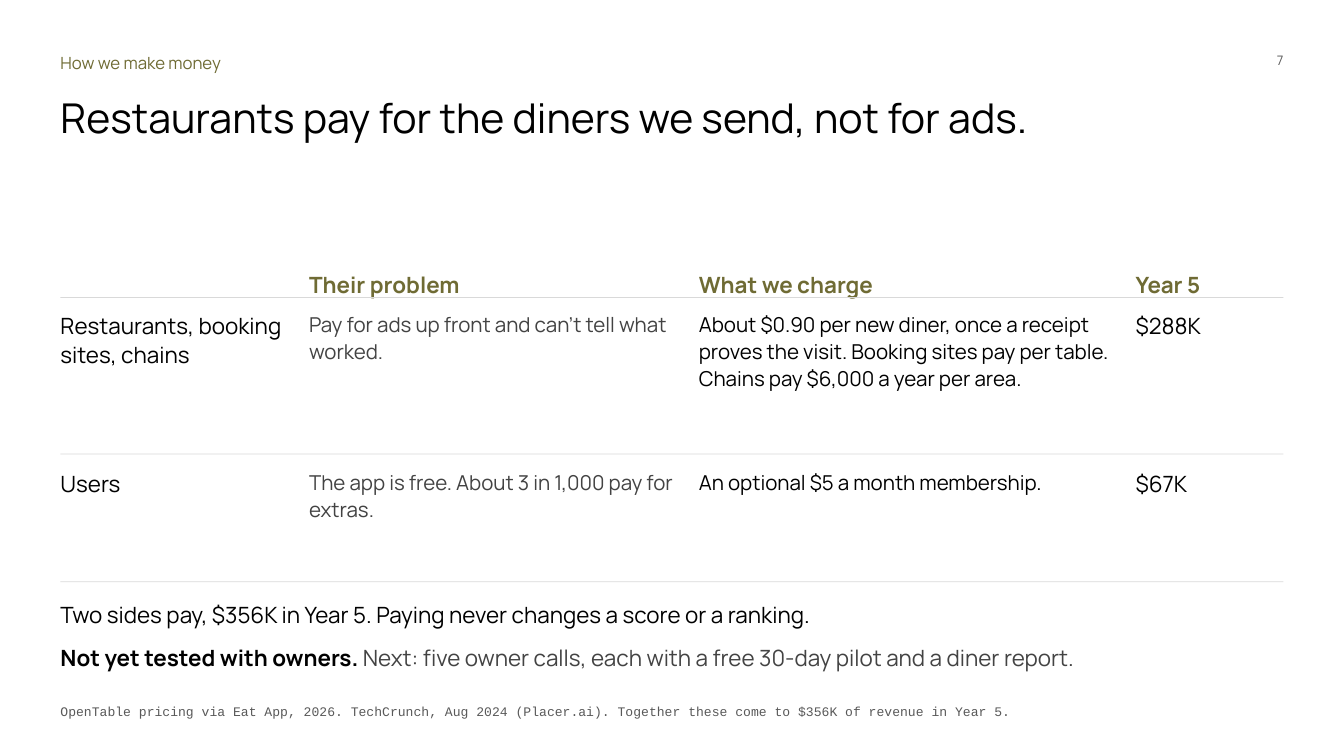
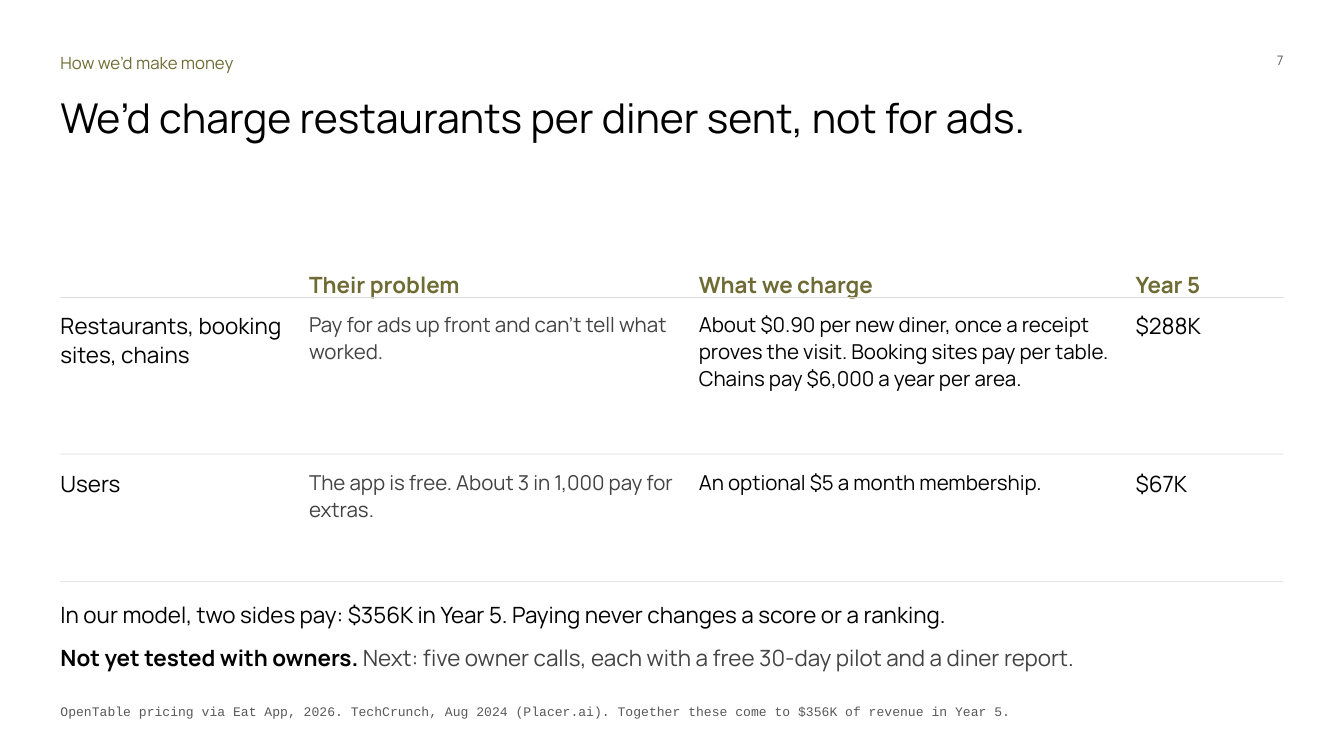
Before and after one commit to Dinguusto/Alex-s-workout-app, a slide deck: slide 7 of ENTR_4501_Gate_2_deck_readable.pptx. Drawn at 1344x756 pixels with LibreOffice and Linux fonts; fonts in the diff are those of the drawing. Boxes give left, top, right and bottom in pixels: in the first picture for what was removed or moved away, otherwise in the second. Text is boxed around its words. In the diff, an @@ line names an element or a change of style, - is before the commit and + after.

```diff
--- a/ENTR_4501_Gate_2_deck_readable.pptx
+++ b/ENTR_4501_Gate_2_deck_readable.pptx
@@ text at box(60, 57, 234, 73): text changed @@
-How we make money
+How we’d make money
@@ text at box(60, 102, 1025, 144): text changed @@
-Restaurants pay for the diners we send, not for ads.
+We’d charge restaurants per diner sent, not for ads.
@@ text at box(60, 604, 946, 629): text changed @@
-Two sides pay, $356K in Year 5. Paying never changes a score or a ranking.
+In our model, two sides pay: $356K in Year 5. Paying never changes a score or a ranking.
```
Also in this commit, not shown: 10 other slides changed.
